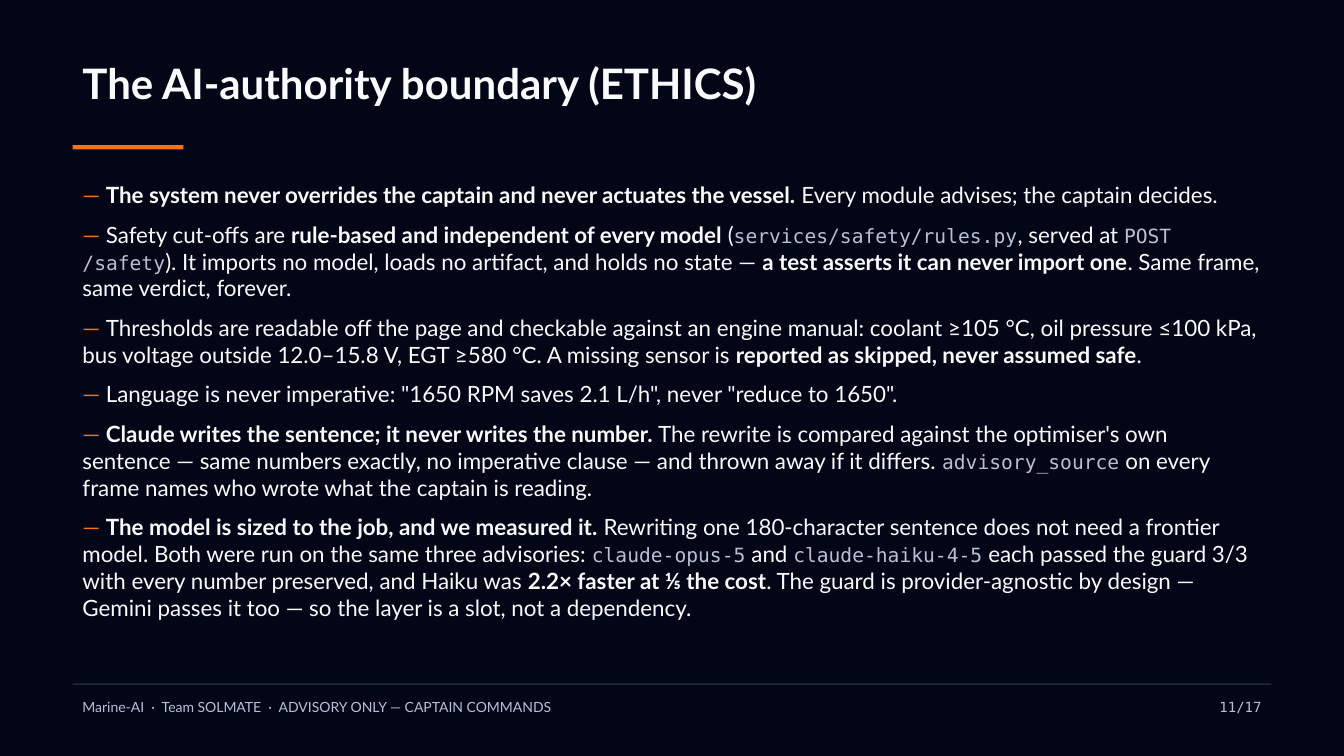
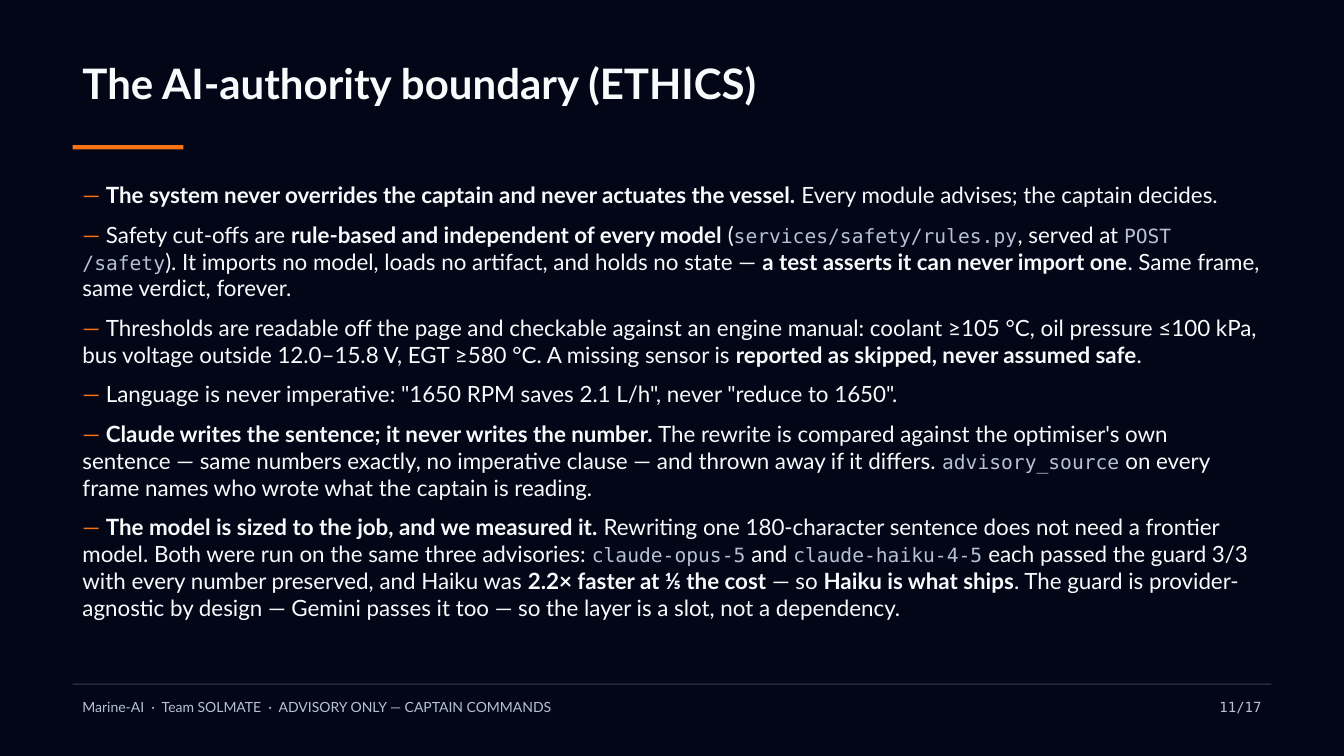
Before and after one commit to JustineSalinas/AIHackathon2026_SOLMATE_MARINE-AI, a slide deck: slide 12 of docs/Marine-AI-Pitch-Deck.pptx. Drawn at 1344x756 pixels with LibreOffice and Linux fonts; fonts in the diff are those of the drawing. Boxes give left, top, right and bottom in pixels: in the first picture for what was removed or moved away, otherwise in the second. Text is boxed around its words. In the diff, an @@ line names an element or a change of style, - is before the commit and + after.

Commit message:
docs(deck): rebuild the PPT with the shipped model named
Regenerated from DECK.md after the Haiku decision. The slide keeps both model
names because the point is that the choice was measured, not asserted.

```diff
--- a/docs/Marine-AI-Pitch-Deck.pptx
+++ b/docs/Marine-AI-Pitch-Deck.pptx
@@ text at box(82, 518, 1248, 620): text changed @@
-— The model is sized to the job, and we measured it. Rewriting one 180-character sentence does not need a frontier model. Both were run on the same three advisories: claude-opus-5 and claude-haiku-4-5 each passed the guard 3/3 with every number preserved, and Haiku was 2.2× faster at ⅕ the cost. The guard is provider-agnostic by design — Gemini passes it too — so the layer is a slot, not a dependency.
+— The model is sized to the job, and we measured it. Rewriting one 180-character sentence does not need a frontier model. Both were run on the same three advisories: claude-opus-5 and claude-haiku-4-5 each passed the guard 3/3 with every number preserved, and Haiku was 2.2× faster at ⅕ the cost — so Haiku is what ships. The guard is provider-agnostic by design — Gemini passes it too — so the layer is a slot, not a dependency.
```
